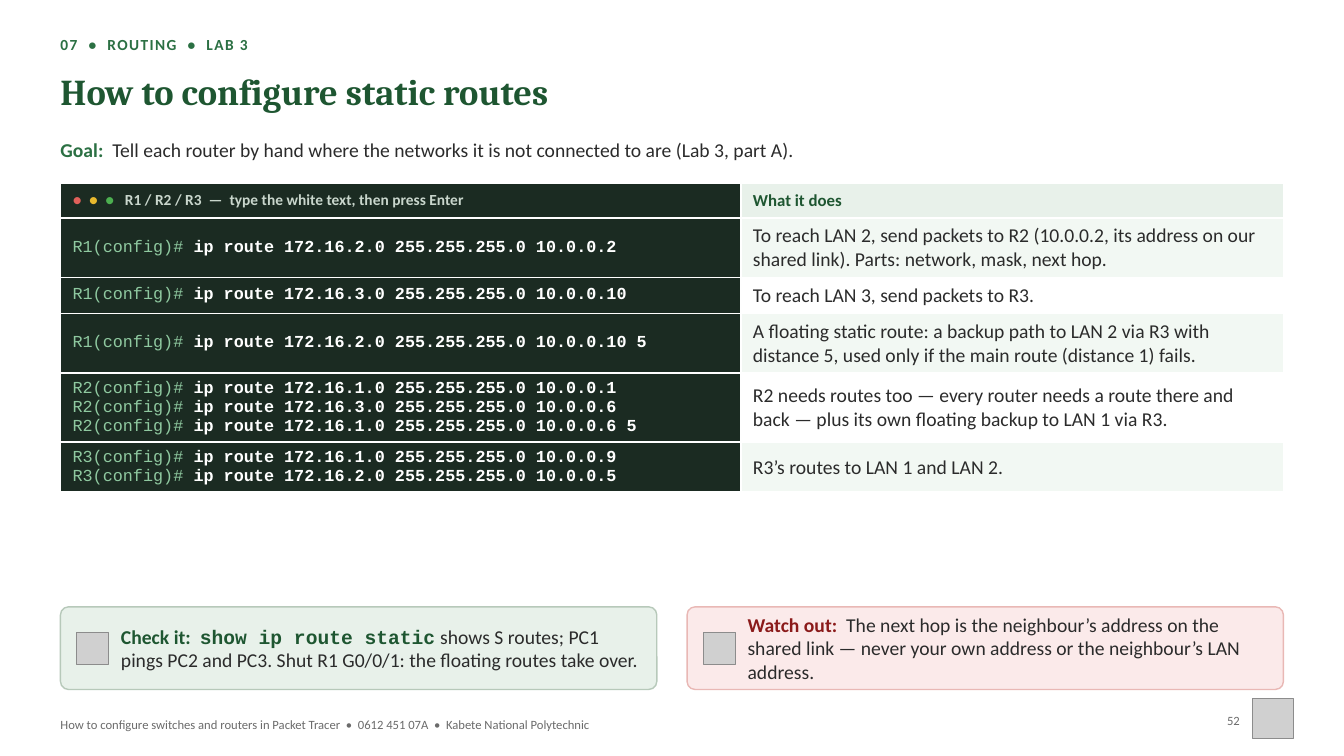
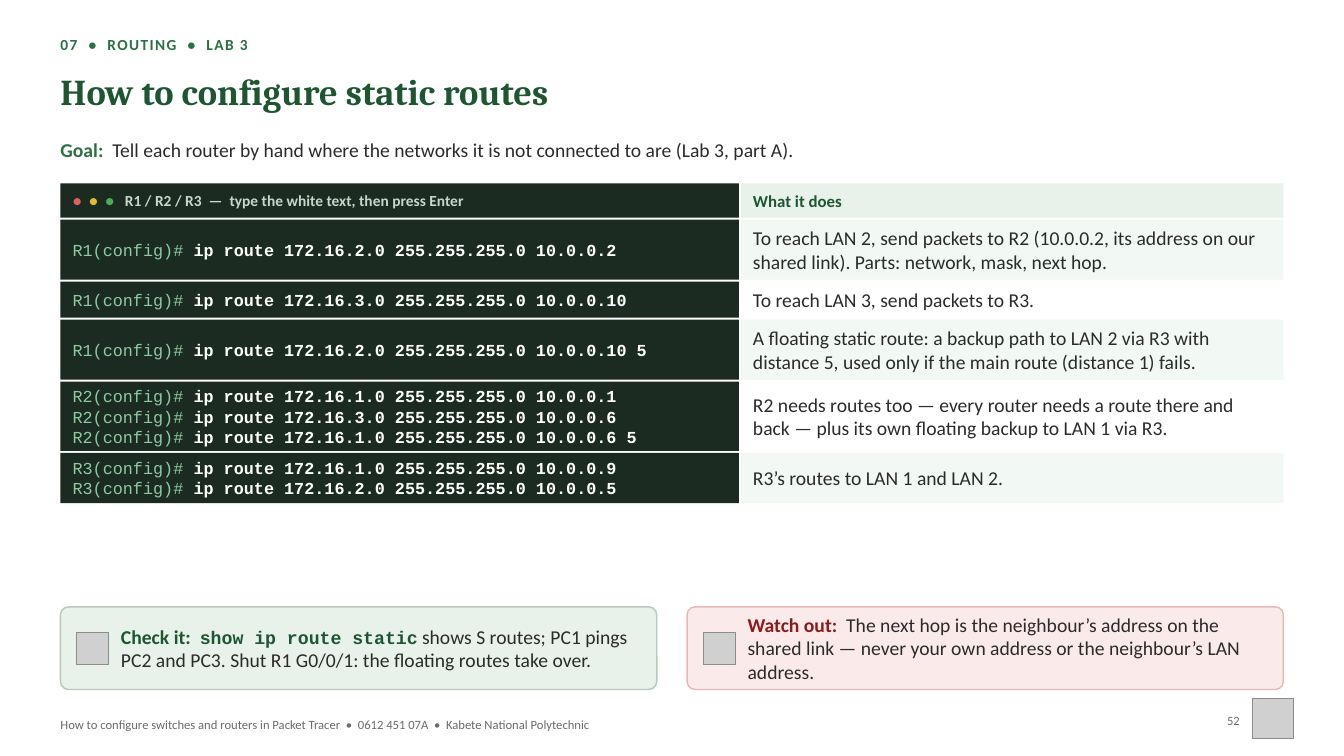
Before and after one commit to proJacob/israel, a slide deck: slide 52 of Packet_Tracer_CLI_Workbook_0612_451_07A.pptx. Drawn at 1344x756 pixels with LibreOffice and Linux fonts; fonts in the diff are those of the drawing; grey boxes stand for pictures; background and template pictures are left out. Boxes give left, top, right and bottom in pixels: in the first picture for what was removed or moved away, otherwise in the second. Text is boxed around its words. In the diff, an @@ line names an element or a change of style, - is before the commit and + after.

```diff
--- a/Packet_Tracer_CLI_Workbook_0612_451_07A.pptx
+++ b/Packet_Tracer_CLI_Workbook_0612_451_07A.pptx
@@ table removed at (x1=60, y1=184, x2=1284, y2=489), 6 rows, 2 columns @@
-● ● ● R1 / R2 / R3 — type the white text, then press Enter | What it does
-R1(config)# ip route 172.16.2.0 255.255.255.0 10.0.0.2 | To reach LAN 2, send packets to R2 (10.0.0.2, its address on our shared link). Parts: network, mask, next hop.
-R1(config)# ip route 172.16.3.0 255.255.255.0 10.0.0.10 | To reach LAN 3, send packets to R3.
-R1(config)# ip route 172.16.2.0 255.255.255.0 10.0.0.10 5 | A floating static route: a backup path to LAN 2 via R3 with distance 5, used only if the main route (distance 1) fails.
-R2(config)# ip route 172.16.1.0 255.255.255.0 10.0.0.1 / R2(config)# ip route 172.16.3.0 255.255.255.0 10.0.0.6 / R2(config)# ip route 172.16.1.0 255.255.255.0 10.0.0.6 5 | R2 needs routes too — every router needs a route there and back — plus its own floating backup to LAN 1 via R3.
-R3(config)# ip route 172.16.1.0 255.255.255.0 10.0.0.9 / R3(config)# ip route 172.16.2.0 255.255.255.0 10.0.0.5 | R3’s routes to LAN 1 and LAN 2.
@@ rectangle added at (x1=741, y1=220, x2=1284, y2=279), fill #F2F8F3, 14 pt, text #2B2B2B @@
+To reach LAN 2, send packets to R2 (10.0.0.2, its address on our shared link). Parts: network, mask, next hop.
@@ text added at (x1=73, y1=244, x2=617, y2=260), 12 pt, text #FFFFFF, bold @@
+R1(config)# ip route 172.16.2.0 255.255.255.0 10.0.0.2
@@ text added at (x1=73, y1=294, x2=627, y2=310), 12 pt, text #FFFFFF, bold @@
+R1(config)# ip route 172.16.3.0 255.255.255.0 10.0.0.10
@@ rectangle added at (x1=741, y1=281, x2=1284, y2=318), fill #FFFFFF, 14 pt, text #2B2B2B @@
+To reach LAN 3, send packets to R3.
@@ rectangle added at (x1=741, y1=320, x2=1284, y2=379), fill #F2F8F3, 14 pt, text #2B2B2B @@
+A floating static route: a backup path to LAN 2 via R3 with distance 5, used only if the main route (distance 1) fails.
@@ text added at (x1=73, y1=344, x2=647, y2=360), 12 pt, text #FFFFFF, bold @@
+R1(config)# ip route 172.16.2.0 255.255.255.0 10.0.0.10 5
@@ rectangle added at (x1=741, y1=382, x2=1284, y2=452), fill #FFFFFF, 14 pt, text #2B2B2B @@
+R2 needs routes too — every router needs a route there and back — plus its own floating backup to LAN 1 via R3.
@@ text added at (x1=73, y1=390, x2=637, y2=447), 12 pt, text #FFFFFF, bold @@
+R2(config)# ip route 172.16.1.0 255.255.255.0 10.0.0.1
+R2(config)# ip route 172.16.3.0 255.255.255.0 10.0.0.6
+R2(config)# ip route 172.16.1.0 255.255.255.0 10.0.0.6 5
@@ rectangle added at (x1=60, y1=453, x2=739, y2=503), fill #1B2B22, 12 pt, text #FFFFFF, bold @@
+R3(config)# ip route 172.16.1.0 255.255.255.0 10.0.0.9
+R3(config)# ip route 172.16.2.0 255.255.255.0 10.0.0.5
@@ rectangle added at (x1=741, y1=453, x2=1284, y2=503), fill #F2F8F3, 14 pt, text #2B2B2B @@
+R3’s routes to LAN 1 and LAN 2.
@@ text "Check it: show ip route ..." at (x1=121, y1=630, x2=627, y2=671): size 14 to 13 pt in "show ip route static" @@
```
Also in this commit, not shown: 42 other slides changed, 11 other files.
